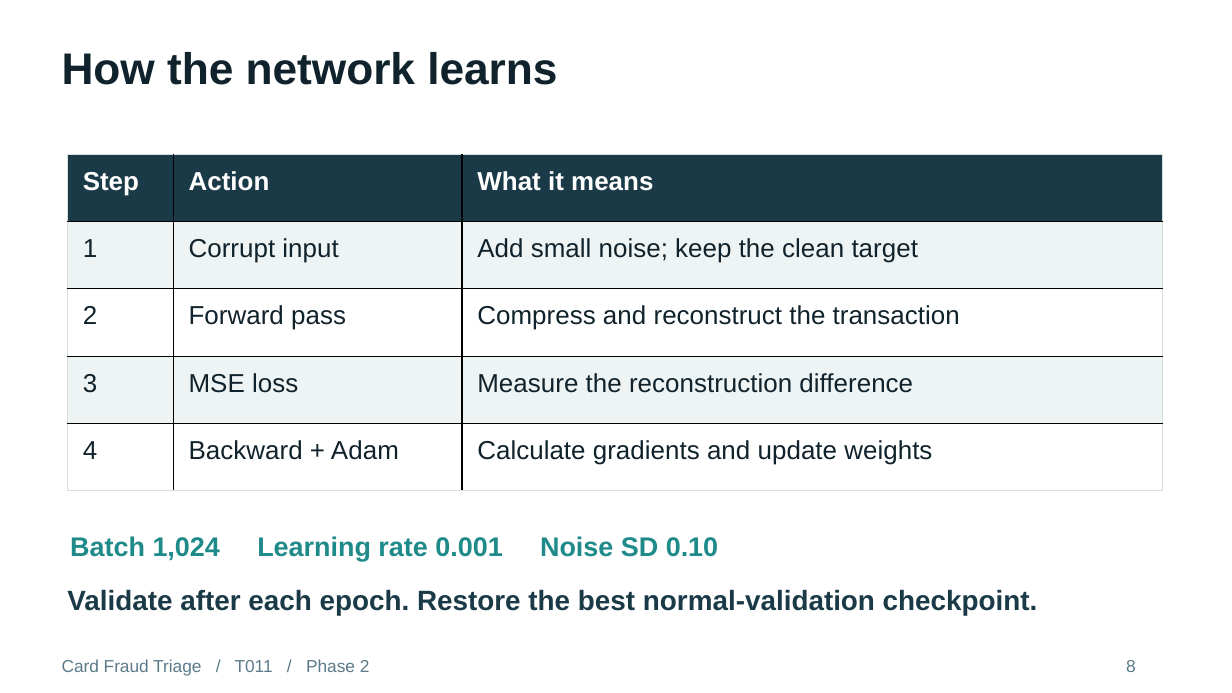
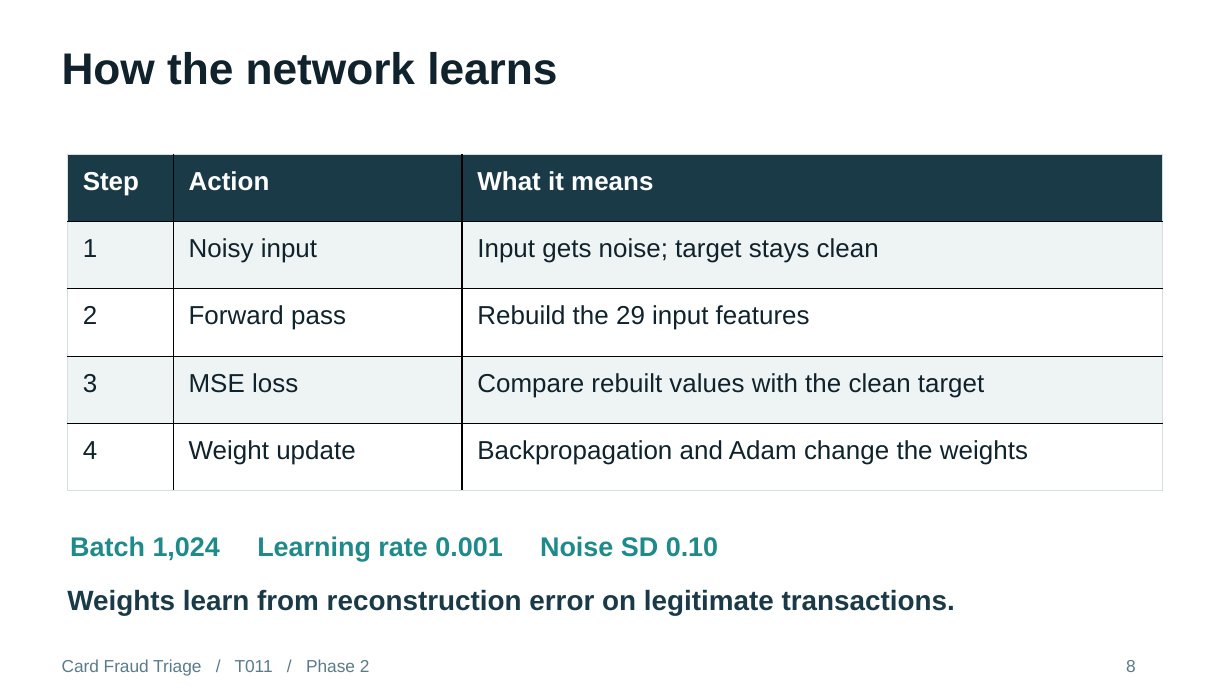
Before and after one commit to mitul-bhatia/t011-card-fraud-phase1, a slide deck: slide 8 of phase2/output/Phase2_Presentation.pptx. Drawn at 1232x693 pixels with LibreOffice and Linux fonts; fonts in the diff are those of the drawing. Boxes give left, top, right and bottom in pixels: in the first picture for what was removed or moved away, otherwise in the second. Text is boxed around its words. In the diff, an @@ line names an element or a change of style, - is before the commit and + after.

Commit message:
Clarify Phase 2 deep learning with a short guide and training walkthrough

```diff
--- a/phase2/output/Phase2_Presentation.pptx
+++ b/phase2/output/Phase2_Presentation.pptx
@@ table at bbox=[67, 154, 1163, 492] @@
-row 2, column 2: Corrupt input
+row 2, column 2: Noisy input
-row 2, column 3: Add small noise; keep the clean target
+row 2, column 3: Input gets noise; target stays clean
-row 3, column 3: Compress and reconstruct the transaction
+row 3, column 3: Rebuild the 29 input features
-row 4, column 3: Measure the reconstruction difference
+row 4, column 3: Compare rebuilt values with the clean target
-row 5, column 2: Backward + Adam
+row 5, column 2: Weight update
-row 5, column 3: Calculate gradients and update weights
+row 5, column 3: Backpropagation and Adam change the weights
@@ text at bbox=[67, 589, 955, 615]: text changed @@
-Validate after each epoch. Restore the best normal-validation checkpoint.
+Weights learn from reconstruction error on legitimate transactions.
```
Also in this commit, not shown: 4 other slides changed, 31 other files.
